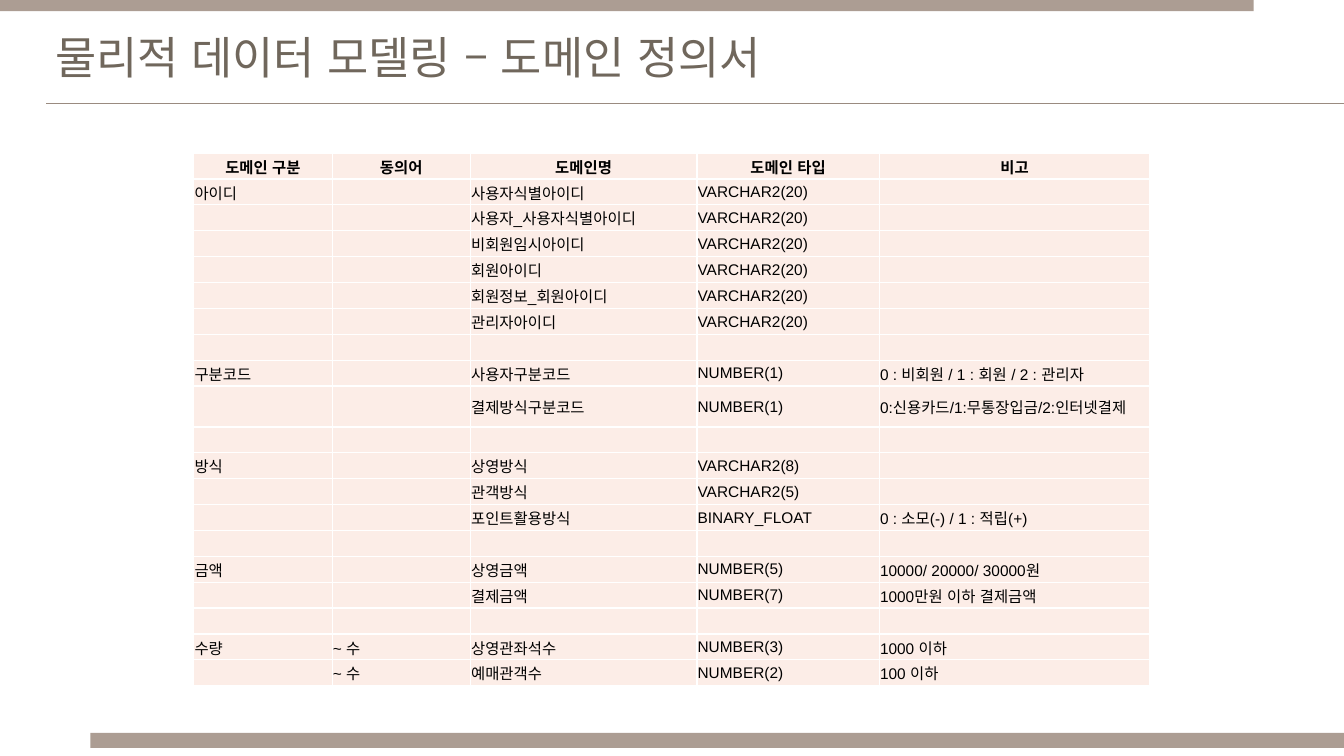
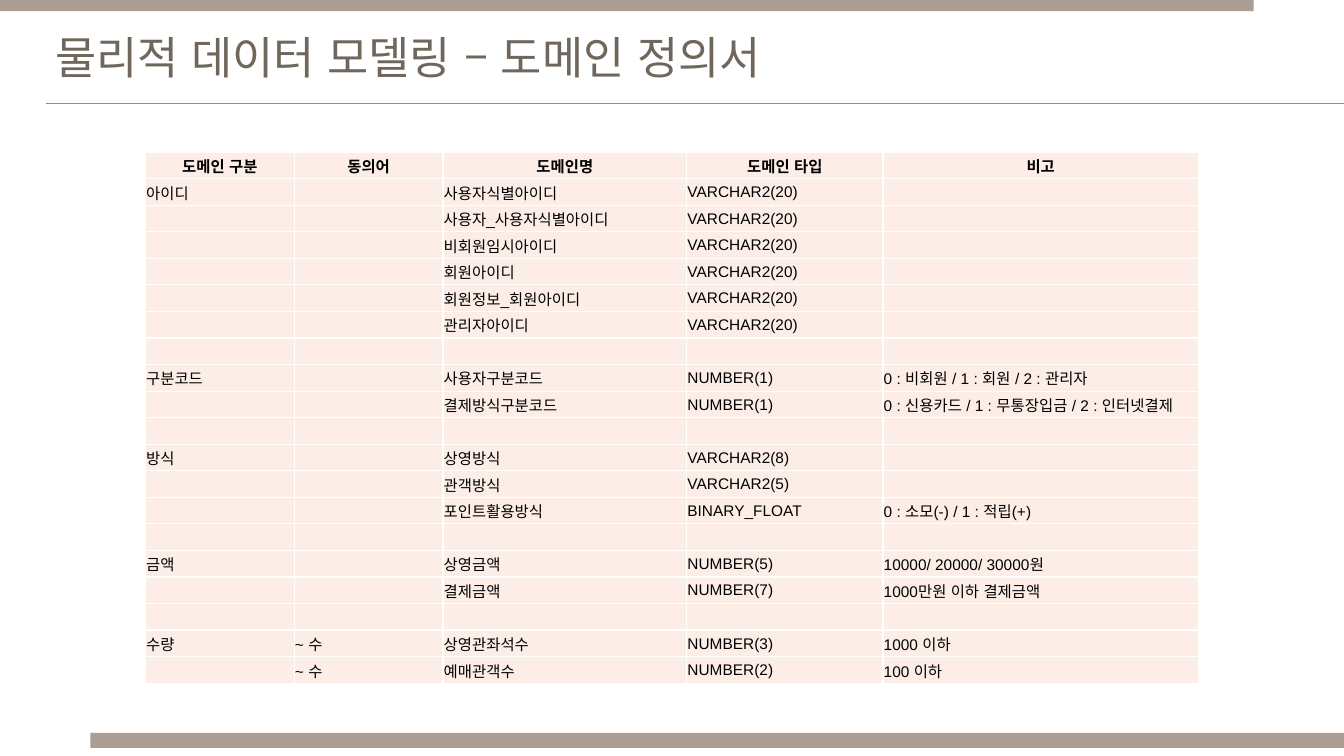
Before and after one commit to Cinema-System/My-Cinema, a slide deck: slide 35 of 중간발표/데이터베이스설계_중간발표_DEJH.pptx. Drawn at 1344x756 pixels with LibreOffice and Linux fonts; fonts in the diff are those of the drawing. Boxes give left, top, right and bottom in pixels: in the first picture for what was removed or moved away, otherwise in the second. Text is boxed around its words. In the diff, an @@ line names an element or a change of style, - is before the commit and + after.

```diff
--- a/중간발표/데이터베이스설계_중간발표_DEJH.pptx
+++ b/중간발표/데이터베이스설계_중간발표_DEJH.pptx
@@ table at bbox=[145, 152, 1200, 685] @@
-row 10, column 5: 0:신용카드/1:무통장입금/2:인터넷결제
+row 10, column 5: 0 : 신용카드 / 1 : 무통장입금 / 2 : 인터넷결제
@@ table: place and size @@
-table at bbox=[194, 153, 1150, 686]
+table at bbox=[145, 152, 1200, 685]
```
Also in this commit, not shown: 5 other slides changed, 1 other file.
